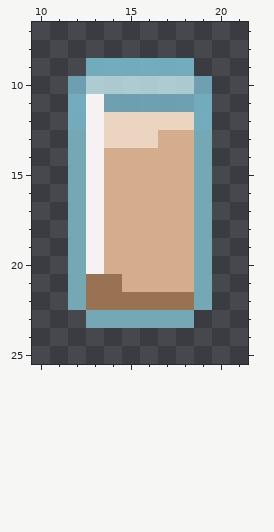
Pixel-art sprite -- Resources/Textures/ADT/Objects/Consumable/Drinks/cocoa_drink.rsi/icon.png. The picture above was drawn from the file before the commit.
The file is 32x32 pixels. Colours within 5 levels of each other are drawn and written as one. Shown: x 10..21, y 7..25.
Now the later version:
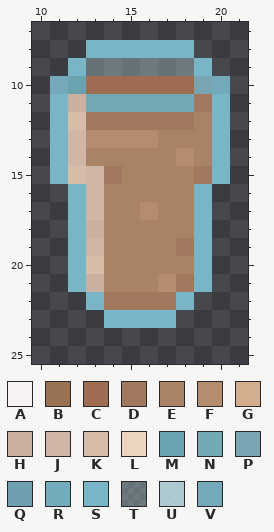
Palette (. is transparent): A #f8f3f4fc  B #997253  C #9e6c51  D #a1775e  E #aa8367  F #b58c6d  G #d4ad8c  H #cbafa1  J #d0b6a6  K #d6bca9  L #ebd5c0  M #6ba2af  N #73a8b4  P #79a5b2  Q #74aabce6  R #78b7c8e6  S #78b7c8fd  T #b9dce257  U #c0e3e9d8  V #74aabdfd
Commit message: Замена спрайта какао
Changes in this commit:
@@ x 10..21 @@
  7 ............
- 8 ............
- 9 ...RRRRRR...
-10 ..QUUUUUUQ..
-11 ..RAQQQQQR..
-12 ..RALLLLLR..
-13 ..NALLLGGN..
-14 ..NAGGGGGN..
-15 ..NAGGGGGN..
-16 ..NAGGGGGN..
-17 ..NAGGGGGN..
-18 ..NAGGGGGN..
-19 ..NAGGGGGN..
-20 ..NAGGGGGN..
-21 ..NBBGGGGN..
-22 ..NBBBBBBN..
-23 ...NNNNNN...
+ 8 ...SSSSSS...
+ 9 ..STTTTTTS..
+10 .VMCCCCCCPV.
+11 .SHNNNNNNDS.
+12 .SKDDDDDDES.
+13 .SJFFFFEEES.
+14 .SJEEEEEFES.
+15 .SKJDEEEEDS.
+16 ..SJEEEEES..
+17 ..SJEEFEES..
+18 ..SHEEEEES..
+19 ..SJEEEEDS..
+20 ..SKEEEEES..
+21 ..SHEEEFDS..
+22 ...SDDDDS...
+23 ....SSSS....
 24 ............
Where, in picture pixels (left, top, right, bottom), the same in both pictures:
changed: (50, 40, 230, 328)
